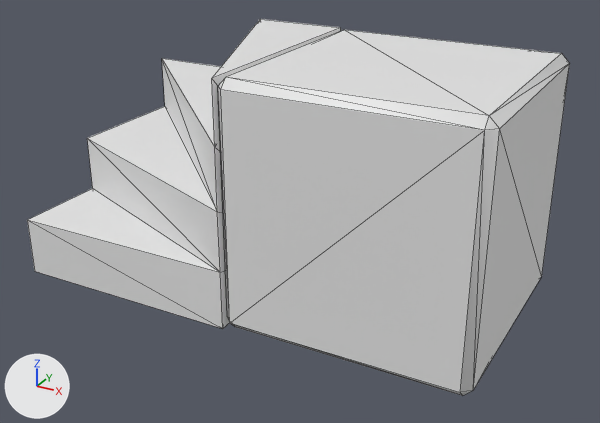
An edit to the OBJ model assets/blocks_merged/corner_out_l.obj, drawn before and after from the same camera.
One viewpoint serves both versions: a camera (50 mm lens) standing at (1.62, -2.81, 1.23) and looking at (0.09, -0.03, -0.16). Arrows for +X, +Y and +Z are at lower left; the lights stay in place. The picture after the commit comes second. Mesh edges are drawn as thin lines. Where no turn or scale is listed for an object, it has been applied to the vertices. Vertices at exactly the same position are counted once.

In view in the first picture: 'corner_out_l'.
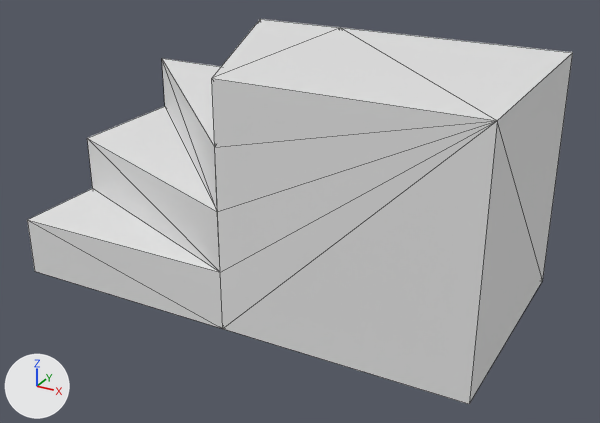
What differs and where, as boxes (x1, y1, x2, y2) in the pictures (600 x 423 px):
'corner_out_l', reshaped
    before: (27, 19, 570, 396)
    after: (27, 19, 573, 404)
part 1 of me_corner_out_l, built on
    before: (215, 148, 229, 328)
    after: (212, 28, 573, 404)

What changed in the scene script:
```text
Change me_corner_out_l:
    used by ob_corner_out_l; location = (0.0, 0.0, 0.0)
    remove me_corner_out_l.from_pydata(...)  # 42 vertices, 76 faces; spans x -1.0..1.0, y -0.5..0.5, z -0.5..0.5
    add me_corner_out_l.from_pydata(...)  # 22 vertices, 46 faces; spans x -1.0..1.0, y -0.5..0.5, z -0.5..0.5
    me_corner_out_l part 1
    3 faces are deleted
    4 vertices are added at (1.0, 0.5, -0.5), (1.0, -0.5, 0.5), (1.0, -0.5, -0.5), (1.0, 0.5, 0.5)
    17 new faces join them
    other edits to the shape of me_corner_out_l do not show in these pictures
```
